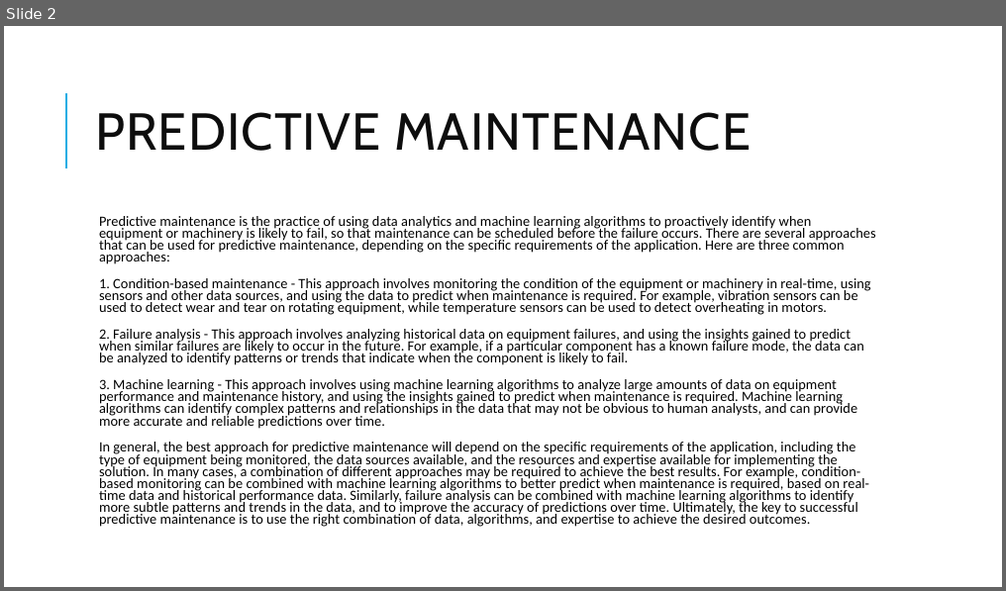
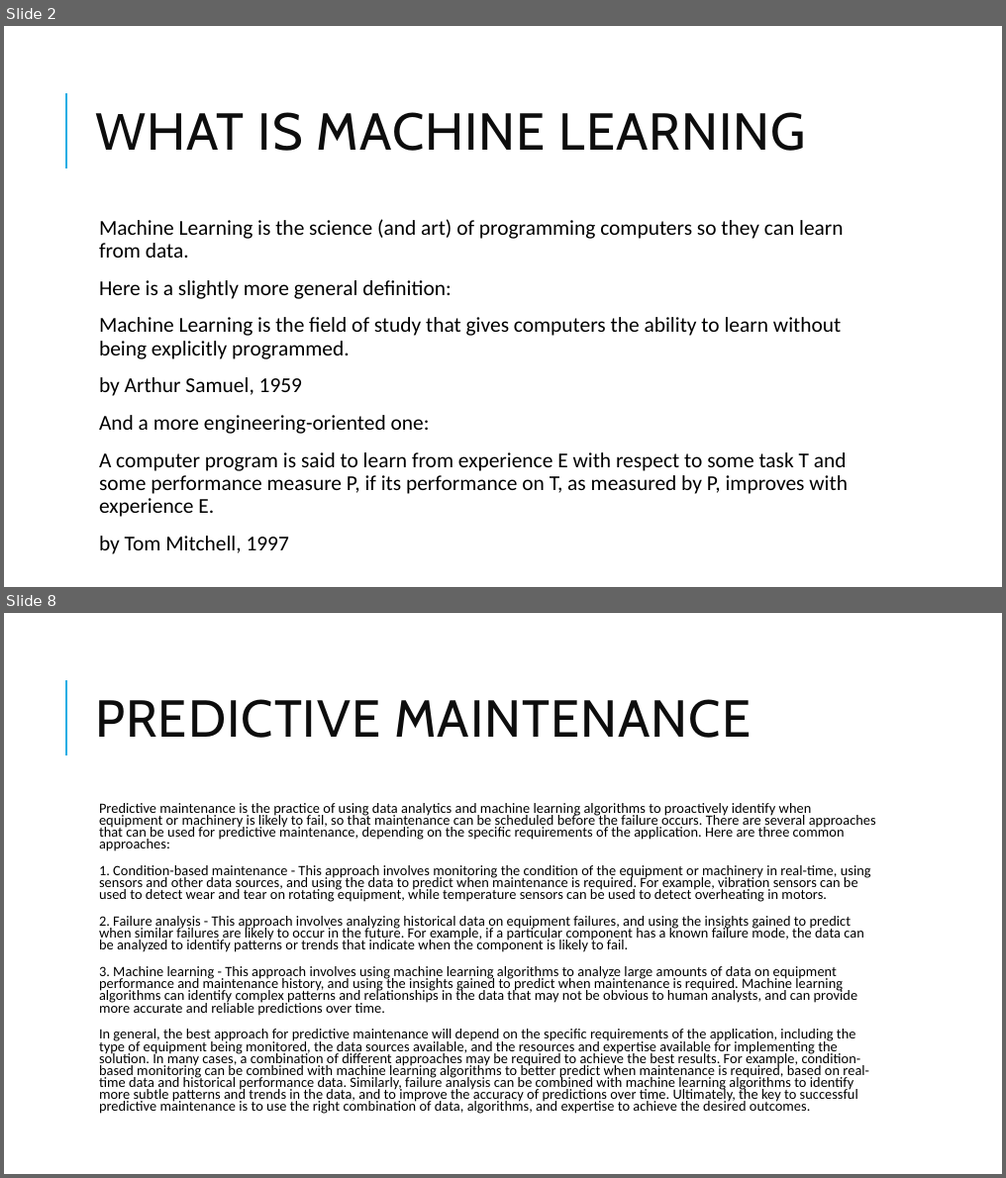
Before and after one commit to meldong/DnivekMud, a slide deck: assets/files/PredictiveMaintenance.pptx. Shown one above the other, each under a label of ours: slide 2 before the commit, slides 2 and 8 after it; the slides between them are not shown. The pictures are 1006x591 and 1006x1178 pixels, drawn with LibreOffice and Linux fonts; fonts in the diff are those of the drawing. Boxes give left, top, right and bottom in pixels: in the first picture for what was removed or moved away, otherwise in the second. Text is boxed around its words. In the diff, an @@ line names an element or a change of style, - is before the commit and + after.

```diff
--- a/assets/files/PredictiveMaintenance.pptx
+++ b/assets/files/PredictiveMaintenance.pptx
@@ slide 2 added at (4,26,1002,587), background #FFFFFF; not listed: 1 template element that a slide beside it also shows @@
@@ title added at (95,112,806,151), 50 pt, text #0D0D0D @@
+WHAT IS MACHINE LEARNING
@@ text added at (99,219,847,555), 20.4 pt, text #000000 @@
+  Machine Learning is the science (and art) of programming computers so they can learn from data.
+  Here is a slightly more general definition:
+  Machine Learning is the field of study that gives computers the ability to learn without being explicitly programmed.
+  by Arthur Samuel, 1959
+  And a more engineering-oriented one:
+  A computer program is said to learn from experience E with respect to some task T and some performance measure P, if its performance on T, as measured by P, improves with experience E.
+  by Tom Mitchell, 1997
@@ what was slide 2 is now slide 8 @@
```
Also in this commit, not shown: 1 slide changed, 5 other slides added, 27 other files.
